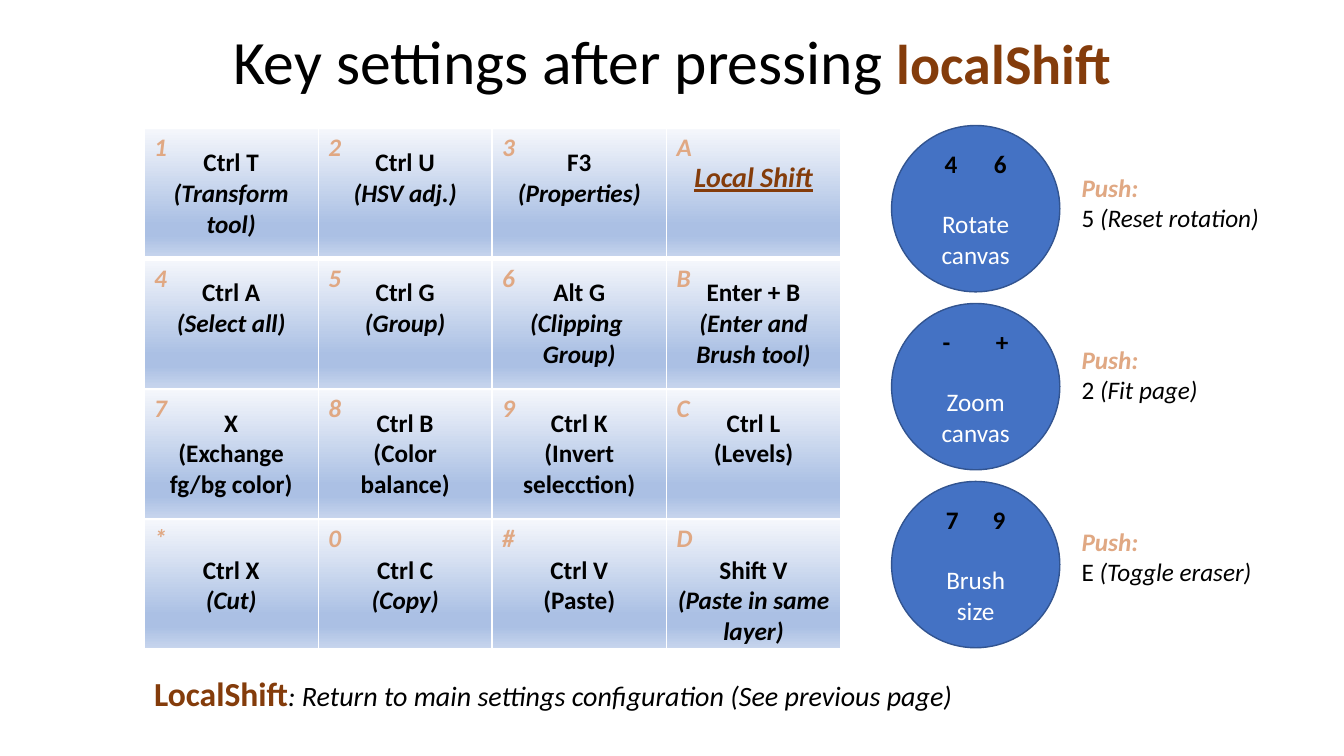
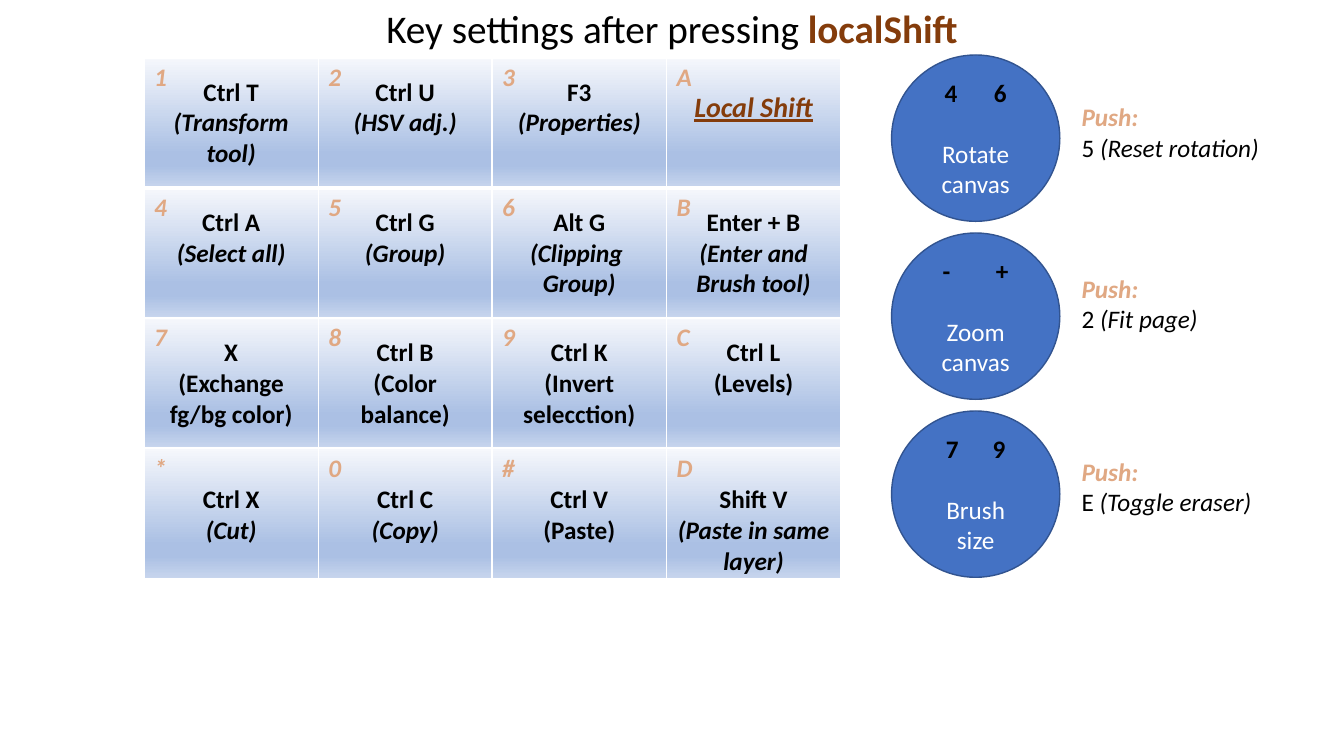
Before and after one commit to Alonsog2/InputDeviceForDrawingTablet, a slide deck: slide 3 of DOC/Esquema.pptx. Drawn at 1344x756 pixels with LibreOffice and Linux fonts; fonts in the diff are those of the drawing. Boxes give left, top, right and bottom in pixels: in the first picture for what was removed or moved away, otherwise in the second. Text is boxed around its words. In the diff, an @@ line names an element or a change of style, - is before the commit and + after.

```diff
--- a/DOC/Esquema.pptx
+++ b/DOC/Esquema.pptx
@@ title "Key settings after pressing localShift": place and size @@
-title "Key settings after pressing localShift" at bbox=[233, 41, 1111, 95]
+title "Key settings after pressing localShift" at bbox=[386, 15, 958, 50]
@@ title "Key settings after pressing localShift" at bbox=[386, 15, 958, 50]: size 44 to 28 pt in "Key settings after pressing"; size 40 to 28 pt in "localShift" @@
@@ 3 ellipses, 3 texts, 2 tables: place and size @@
-3 ellipses, 3 texts, 2 tables at bbox=[144, 126, 1259, 682]
+3 ellipses, 3 texts, 2 tables at bbox=[144, 55, 1259, 611]
@@ text removed at bbox=[154, 682, 952, 711] @@
-LocalShift: Return to main settings configuration (See previous page)
```
Also in this commit, not shown: 1 other slide changed, 1 slide added, 2 other files.
